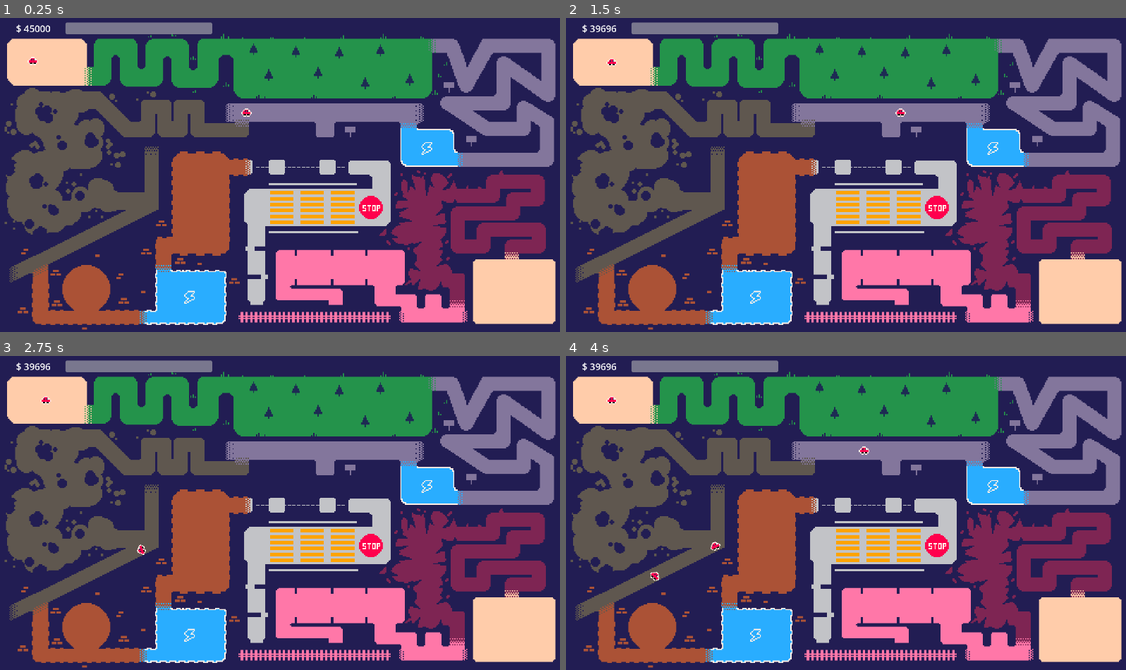
Above: before the commit, frames 1-4 (two rows, left to right).
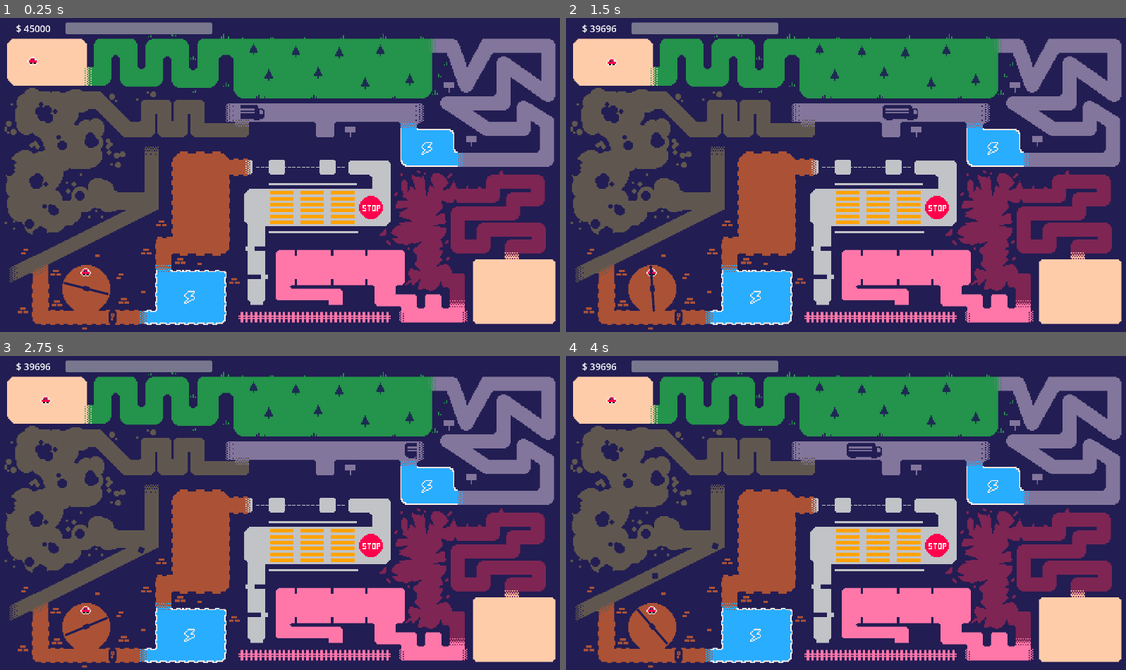
Above: after the commit, the same moments.

Repository: VeryKoolGames/En_toute_circonstance
Game: Godot game, scene res://Scenes/main.tscn
The game is run twice, just before and just after one commit, with the same random seed, the same clock (stepped at 60 frames per second) and the same inputs.
Inputs (mouse positions are in pixels of both pictures, inside the frame that each line leads up to):
- Up to frame 1 (0.25 s): no input
- Up to frame 2 (1.5 s): move the mouse to (599, 61) at 0.52 s; press the mouse at (599, 61) at 0.53 s; move the mouse to (734, 190) at 1.27 s; release the mouse at (734, 190) at 1.28 s; click (734, 190) at 1.35 s
- Up to frame 3 (2.75 s): move the mouse to (336, 440) at 2.02 s; press the mouse at (336, 440) at 2.03 s
- Up to frame 4 (4 s): move the mouse to (818, 575) at 2.77 s; release the mouse at (818, 575) at 2.78 s; click (818, 575) at 2.85 s; move the mouse to (1019, 560) at 3.52 s; press the mouse at (1019, 560) at 3.53 s

The runs differ from the first frame. In frame 1, 0.3% of the frame differs, in the area x 11-48%, y 27-98%; in frame 2, 0.4%; in frame 3, 0.3%; in frame 4, 0.5%, in the area x 12-57%, y 27-98%.

Commit message:
door logic

Diff:
--- a/Scenes/level.tscn
+++ b/Scenes/level.tscn
@@ -1,15 +1,30 @@
-[gd_scene load_steps=8 format=3 uid="uid://dldcwmwe2e68s"]
+[gd_scene load_steps=17 format=3 uid="uid://dldcwmwe2e68s"]
 
 [ext_resource type="Texture2D" uid="uid://bm6glbku8y7vv" path="res://Sprites/LEVEL.png" id="1_tumq0"]
 [ext_resource type="PackedScene" uid="uid://bm1xyqs8ygm5s" path="res://Scenes/tree.tscn" id="2_k5f4k"]
 [ext_resource type="PackedScene" uid="uid://bf85dy7wvxatq" path="res://Scenes/chargin_zone.tscn" id="3_6phgx"]
 [ext_resource type="PackedScene" uid="uid://dvnlk3yoqhkr6" path="res://Scenes/truck.tscn" id="4_0f350"]
+[ext_resource type="Texture2D" uid="uid://do47sdvabelch" path="res://Sprites/Car.png" id="5_0f350"]
 [ext_resource type="Script" uid="uid://fmvq1awl4bhh" path="res://Scripts/rock_spawner.gd" id="6_8c0lf"]
 [ext_resource type="PackedScene" uid="uid://c4gx5skpixj84" path="res://Scenes/rock.tscn" id="7_754fn"]
+[ext_resource type="Texture2D" uid="uid://45e831gadbji" path="res://Sprites/porte.png" id="7_bvt00"]
+[ext_resource type="Script" uid="uid://by13da2fsnlsd" path="res://Scripts/rotating_turbine.gd" id="8_oqgf2"]
+[ext_resource type="Texture2D" uid="uid://bkuhqgkaa1cdu" path="res://Sprites/Turbine1.png" id="9_qxfql"]
+[ext_resource type="Script" uid="uid://cqoo6850gcfqh" path="res://Scripts/kill_player.gd" id="10_oqgf2"]
+[ext_resource type="Script" uid="uid://rnvrcuq05h03" path="res://Scripts/key.gd" id="11_ha31o"]
 
 [sub_resource type="SegmentShape2D" id="SegmentShape2D_0f350"]
 a = Vector2(12, -9)
 b = Vector2(-119, 56)
+
+[sub_resource type="RectangleShape2D" id="RectangleShape2D_ha31o"]
+size = Vector2(38, 2)
+
+[sub_resource type="CircleShape2D" id="CircleShape2D_qxfql"]
+radius = 4.0
+
+[sub_resource type="RectangleShape2D" id="RectangleShape2D_pa6b8"]
+size = Vector2(8, 13)
 
 [node name="Level" type="Node2D"]
 
@@ -48,6 +63,9 @@
 [node name="CharginZoneOne" parent="." instance=ExtResource("3_6phgx")]
 position = Vector2(124, -22)
 
+[node name="CharginZoneTwo" parent="." instance=ExtResource("3_6phgx")]
+position = Vector2(-79, 105)
+
 [node name="PartTwo" type="Node2D" parent="."]
 position = Vector2(-35, -52)
 
@@ -77,3 +95,65 @@
 
 [node name="CollisionShape2D" type="CollisionShape2D" parent="PartThree/Ground"]
 shape = SubResource("SegmentShape2D_0f350")
+
+[node name="PartFour" type="Node2D" parent="."]
+position = Vector2(-167, 122)
+
+[node name="RotatingTurbine" type="Node2D" parent="PartFour"]
+z_index = 1
+position = Vector2(0.5, -24)
+script = ExtResource("8_oqgf2")
+
+[node name="Sprite2D" type="Sprite2D" parent="PartFour/RotatingTurbine"]
+texture = ExtResource("9_qxfql")
+
+[node name="Area2D" type="Area2D" parent="PartFour/RotatingTurbine"]
+
+[node name="CollisionShape2D" type="CollisionShape2D" parent="PartFour/RotatingTurbine/Area2D"]
+shape = SubResource("RectangleShape2D_ha31o")
+
+[node name="PlayerCollision" type="Node" parent="PartFour/RotatingTurbine"]
+script = ExtResource("10_oqgf2")
+metadata/_custom_type_script = "uid://cqoo6850gcfqh"
+
+[node name="Key" type="Node2D" parent="PartFour" node_paths=PackedStringArray("door")]
+position = Vector2(0, -38)
+script = ExtResource("11_ha31o")
+door = NodePath("../Door/Door")
+metadata/_edit_group_ = true
+
+[node name="Sprite2D" type="Sprite2D" parent="PartFour/Key"]
+texture = ExtResource("5_0f350")
+
+[node name="Area2D" type="Area2D" parent="PartFour/Key"]
+
+[node name="CollisionShape2D" type="CollisionShape2D" parent="PartFour/Key/Area2D"]
+shape = SubResource("CircleShape2D_qxfql")
+
+[node name="Door" type="Control" parent="PartFour"]
+clip_contents = true
+layout_mode = 3
+anchors_preset = 0
+offset_top = -8.0
+offset_right = 46.0
+offset_bottom = 7.0
+
+[node name="Door" type="Node2D" parent="PartFour/Door"]
+position = Vector2(23, 0.5)
+
+[node name="DoorSprite" type="Sprite2D" parent="PartFour/Door/Door"]
+process_mode = 3
+position = Vector2(0, 8)
+texture = ExtResource("7_bvt00")
+
+[node name="Area2D" type="Area2D" parent="PartFour/Door/Door"]
+
+[node name="CollisionShape2D" type="CollisionShape2D" parent="PartFour/Door/Door/Area2D"]
+position = Vector2(0, 8)
+shape = SubResource("RectangleShape2D_pa6b8")
+
+[node name="PartFive" type="Node2D" parent="."]
+position = Vector2(-69, 27)
+
+[connection signal="area_entered" from="PartFour/RotatingTurbine/Area2D" to="PartFour/RotatingTurbine/PlayerCollision" method="_on_area_2d_area_entered"]
+[connection signal="area_entered" from="PartFour/Key/Area2D" to="PartFour/Key" method="_on_area_2d_area_entered"]
--- a/Scenes/rock.tscn
+++ b/Scenes/rock.tscn
@@ -1,6 +1,6 @@
 [gd_scene load_steps=5 format=3 uid="uid://c4gx5skpixj84"]
 
-[ext_resource type="Texture2D" uid="uid://do47sdvabelch" path="res://Sprites/Car.png" id="1_lgx4v"]
+[ext_resource type="Texture2D" uid="uid://d10br3cy13ec" path="res://Sprites/Projectile1.png" id="1_5mkji"]
 [ext_resource type="Script" uid="uid://cqoo6850gcfqh" path="res://Scripts/kill_player.gd" id="2_5mkji"]
 
 [sub_resource type="CircleShape2D" id="CircleShape2D_wqkje"]
@@ -14,7 +14,7 @@
 gravity_scale = 0.1
 
 [node name="Sprite2D" type="Sprite2D" parent="."]
-texture = ExtResource("1_lgx4v")
+texture = ExtResource("1_5mkji")
 
 [node name="CollisionShape2D" type="CollisionShape2D" parent="."]
 shape = SubResource("CircleShape2D_wqkje")
--- a/Scenes/truck.tscn
+++ b/Scenes/truck.tscn
@@ -1,22 +1,22 @@
 [gd_scene load_steps=5 format=3 uid="uid://dvnlk3yoqhkr6"]
 
 [ext_resource type="Script" uid="uid://8w6ot5avisdb" path="res://Scripts/truck_manager.gd" id="1_gyc6o"]
-[ext_resource type="Texture2D" uid="uid://do47sdvabelch" path="res://Sprites/Car.png" id="2_v14t0"]
+[ext_resource type="Texture2D" uid="uid://c0yfpyhu78623" path="res://Sprites/camion.png" id="2_gyc6o"]
 [ext_resource type="Script" uid="uid://cqoo6850gcfqh" path="res://Scripts/kill_player.gd" id="3_sc7ly"]
 
-[sub_resource type="CircleShape2D" id="CircleShape2D_gyc6o"]
-radius = 5.0
+[sub_resource type="RectangleShape2D" id="RectangleShape2D_v14t0"]
+size = Vector2(30, 12)
 
 [node name="Truck" type="Node2D"]
 script = ExtResource("1_gyc6o")
 
 [node name="Sprite2D" type="Sprite2D" parent="."]
-texture = ExtResource("2_v14t0")
+texture = ExtResource("2_gyc6o")
 
 [node name="Area2D" type="Area2D" parent="."]
 
 [node name="CollisionShape2D" type="CollisionShape2D" parent="Area2D"]
-shape = SubResource("CircleShape2D_gyc6o")
+shape = SubResource("RectangleShape2D_v14t0")
 
 [node name="Timer" type="Timer" parent="."]
 wait_time = 3.0
--- a/Scripts/chargin_zone_manager.gd
+++ b/Scripts/chargin_zone_manager.gd
@@ -4,8 +4,3 @@
 	if area.is_in_group("player"):
 		area.owner.set_respawn_point(position)
 		Events.on_charging_zone_entered.emit()
-
-
-func _on_area_2d_area_exited(area: Area2D) -> void:
-	if area.is_in_group("player"):
-		Events.on_charging_zone_exited.emit()
--- /dev/null
+++ b/Scripts/key.gd
@@ -0,0 +1,14 @@
+extends Node2D
+
+@export var door: Node2D
+
+func _on_area_2d_area_entered(area: Area2D) -> void:
+	if area.is_in_group("player"):
+		hide()
+		var tween = create_tween()
+		var end_pos: Vector2 = door.position
+		end_pos.y += 20
+		tween.tween_property(door, "position", end_pos, 2)
+		await tween.finished
+		door.queue_free()
+		queue_free()
--- a/Scripts/money_manager.gd
+++ b/Scripts/money_manager.gd
@@ -12,6 +12,4 @@
 func _decrease_value() -> void:
 	var value_loss = randi_range(int(res_total_value.value) / 8, int(res_total_value.value) / 9)
 	total_value -= value_loss
-	print(total_value)
-	print(value_loss)
 	value_label.text = "$ " + str(total_value)
--- a/Scripts/player.gd
+++ b/Scripts/player.gd
@@ -22,10 +22,14 @@
 	var image_pos = (world_pos - level_origin).floor()
 
 	var pixel_color = level_image.get_pixelv(image_pos)
-	if is_on_death_color(pixel_color):
-		Events.on_player_died.emit()
-	if should_follow_mouse:
-		global_position = get_global_mouse_position()
+	if is_inside_image(image_pos):
+		if is_on_death_color(pixel_color):
+			Events.on_player_died.emit()
+		if should_follow_mouse:
+			global_position = get_global_mouse_position()
+
+func is_inside_image(pos: Vector2) -> bool:
+	return pos.x >= 0 and pos.y >= 0 and pos.x < level_image.get_width() and pos.y < level_image.get_height()
 
 func _on_area_2d_input_event(viewport: Node, event: InputEvent, shape_idx: int) -> void:
 	if event.is_action_pressed("mouse_pressed"):
--- /dev/null
+++ b/Scripts/rotating_turbine.gd
@@ -0,0 +1,11 @@
+extends Node2D
+
+
+# Called when the node enters the scene tree for the first time.
+func _ready() -> void:
+	pass # Replace with function body.
+
+
+# Called every frame. 'delta' is the elapsed time since the previous frame.
+func _process(delta: float) -> void:
+	rotation += delta
--- a/project.godot
+++ b/project.godot
@@ -31,6 +31,10 @@
 "events": [Object(InputEventMouseButton,"resource_local_to_scene":false,"resource_name":"","device":-1,"window_id":0,"a …(253 unchanged characters)…
 ]
 }
+mouse_released={
+"deadzone": 0.2,
+"events": []
+}
 
 [rendering]
 
Not shown, added: Scripts/key.gd.uid
Not shown, added: Scripts/rotating_turbine.gd.uid
Not shown, added: Sprites/BAM.png.import
Not shown, added: Sprites/Crusher.png.import
Not shown, added: Sprites/Plateforme.png.import
Not shown, added: Sprites/Projectile1.png.import
Not shown, added: Sprites/Projectile2.png.import
Not shown, added: Sprites/Turbine1.png.import
Not shown, added: Sprites/Turnine2.png.import
Not shown, added: Sprites/camion.png.import
Not shown, added: Sprites/mine.png.import
Not shown, added: Sprites/porte.png.import
